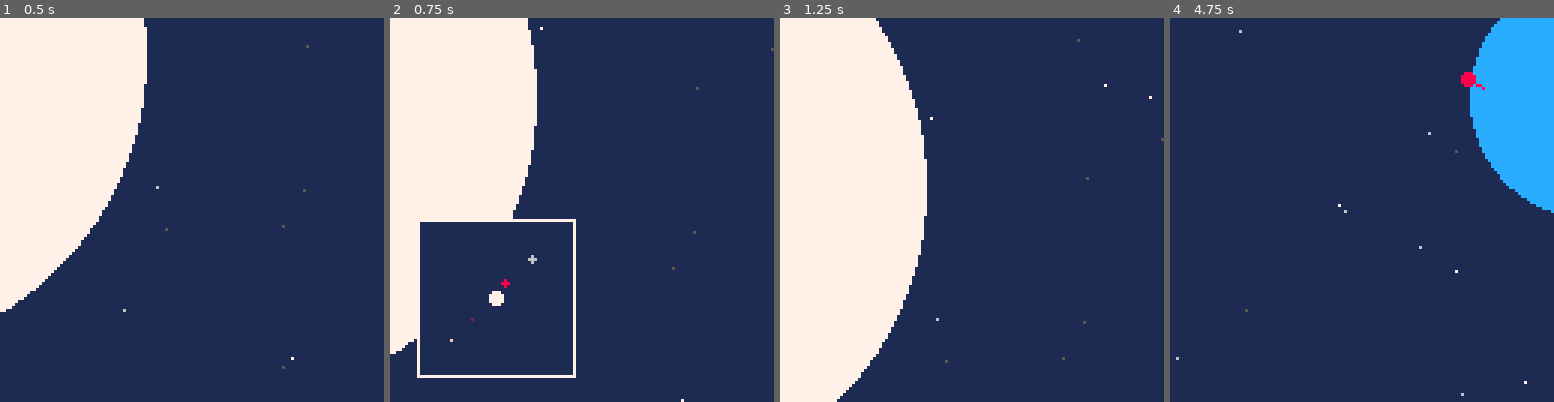
Above: before the commit, frames 1-4 (left to right).
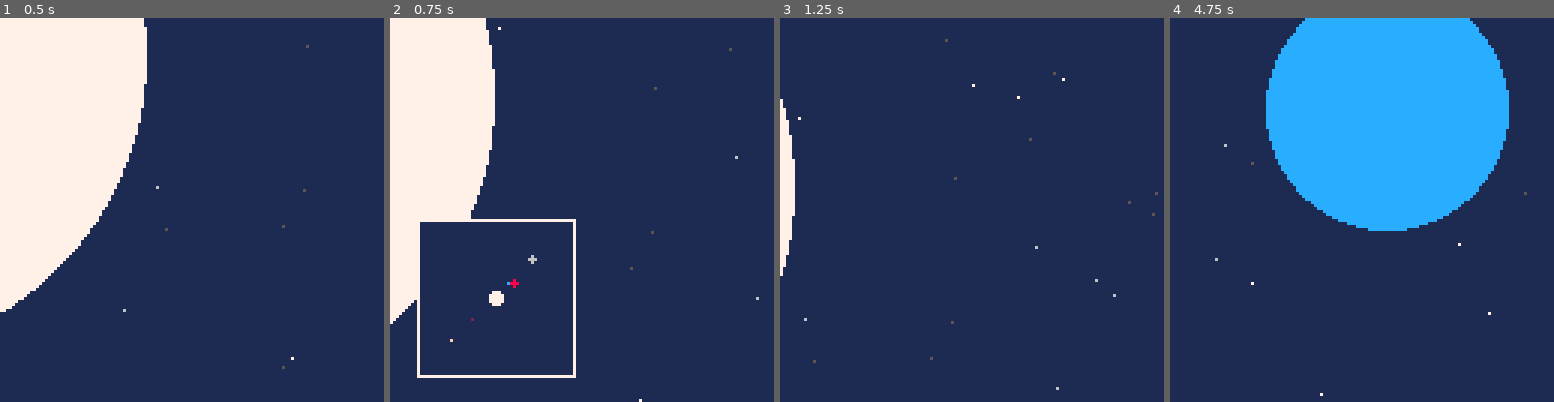
Above: after the commit, the same moments.

Repository: nucleartide/ludum-dare-39
Game: PICO-8 cartridge game.p8
Two runs of this game, one before a commit and one after it. Both use one fixed random seed, a clock stepped at 60 frames per second and the inputs below.
Inputs:
- Up to frame 1 (0.5 s): no input
- Up to frame 2 (0.75 s): tap O (Z key) at 0.7 s
- Up to frame 3 (1.25 s): no input
- Up to frame 4 (4.75 s): hold Right 1.6-2.1 s; tap O (Z key) every 0.4 s from 1.7 to 4.5 s; hold Up 2.15-2.42 s; hold Right 2.47-3.03 s; hold Left 3.08-3.58 s; hold Down 3.63-3.97 s; hold Right 4.02-4.68 s; hold Up from 4.73 s (still down)

Frame 1 is identical in both runs. In frame 2, 6.5% of the frame differs, in the area x 0-100%, y 0-100%; in frame 3, 31%; in frame 4, 34%, in the area x 1-100%, y 0-99%.

Commit message:
start on earth

Diff:
--- a/game.p8
+++ b/game.p8
@@ -71,16 +71,22 @@
 
 player = {
   -- initially stationed on earth
-  x = 200 - 40,
-  y = -200,
-
+  x = 0,
+  y = 0,
   a = 0,
+
   sp = 1,
   sp_w = 4,
   sp_h = 4,
   c = 8,
   r = 2,
 
+  -- use these to compute launch position
+  launched = false,
+  planet = 2,
+  planet_angle = 0,
+  radius_padding = 2,
+
   p1 = {
     x = 0,
     y = -1,
@@ -127,33 +133,62 @@
 
 function update_game()
 
-  --
-  -- rotate player
-  --
-
-  if btn(0) then player.a += 0.05 end
-  if btn(1) then player.a -= 0.05 end
-
-  --
-  -- move player forward
-  --
-
-  if btn(2) then -- up
-    local c = cos(-(player.a - 0.25))
-    local s = sin(player.a - 0.25)
-    player.x += c
-    player.y += s
-  end
-
-  --
-  -- move player backward
-  --
-
-  if btn(3) then -- down
-    local c = cos(player.a + 0.25)
-    local s = sin(player.a + 0.25)
-    player.x += c
-    player.y += s
+  if not launched then
+
+    --
+    -- position player on planet
+    --
+
+    local planet = planets[player.planet]
+    local x = planet.x + cos(player.planet_angle) * (planet.r + player.radius_padding)
+    local y = planet.y + sin(player.planet_angle) * (planet.r + player.radius_padding)
+    player.x = x
+    player.y = y
+
+    --
+    -- rotate player
+    --
+
+    if btn(0) then player.planet_angle += 0.02 end
+    if btn(1) then player.planet_angle -= 0.02 end
+
+    --
+    -- rotate player cannon thing
+    --
+
+    -- adjacent, opposite (x, y)
+    local a, o = player.x - planet.x, player.y - planet.y
+    player.a = atan2(a, o) + 0.25
+  else
+
+    --
+    -- rotate player
+    --
+
+    if btn(0) then player.a += 0.05 end
+    if btn(1) then player.a -= 0.05 end
+
+    --
+    -- move player forward
+    --
+
+    if btn(2) then -- up
+      local c = cos(-(player.a - 0.25))
+      local s = sin(player.a - 0.25)
+      player.x += c
+      player.y += s
+    end
+
+    --
+    -- move player backward
+    --
+
+    if btn(3) then -- down
+      local c = cos(player.a + 0.25)
+      local s = sin(player.a + 0.25)
+      player.x += c
+      player.y += s
+    end
   end
 
   --
